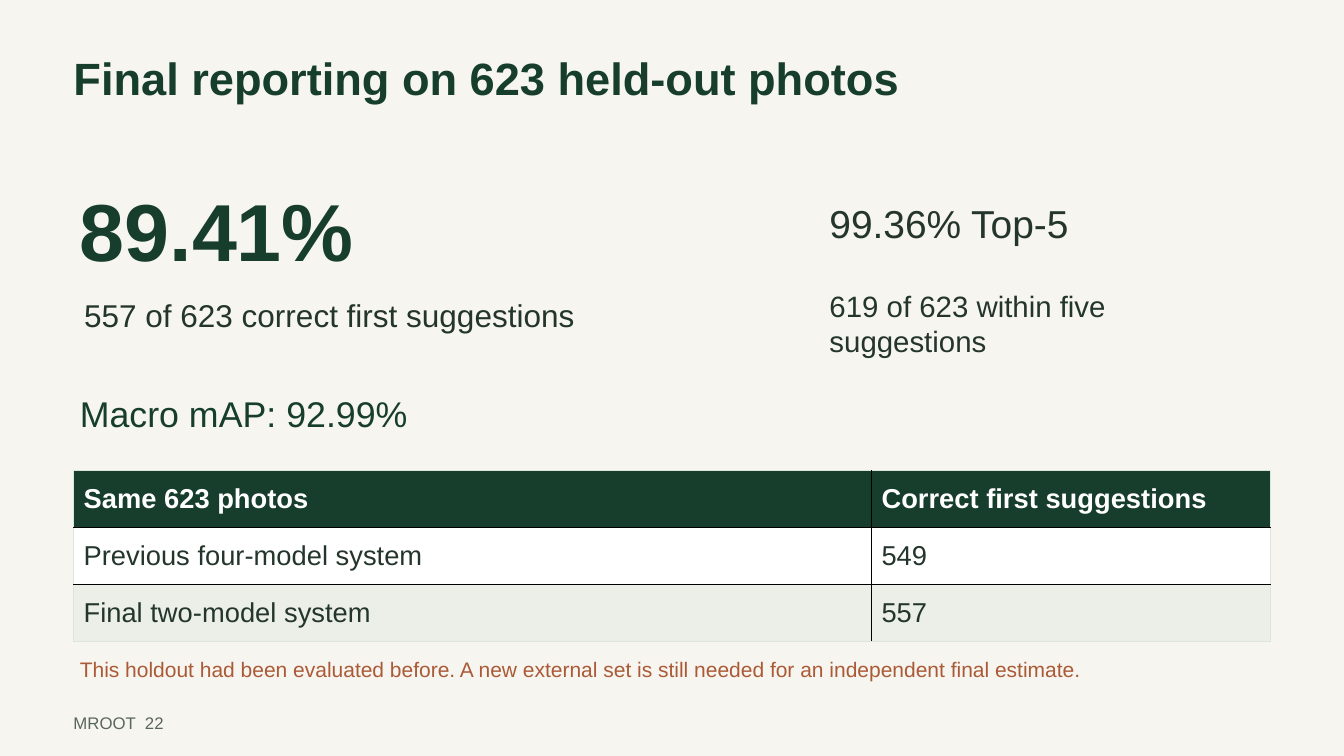
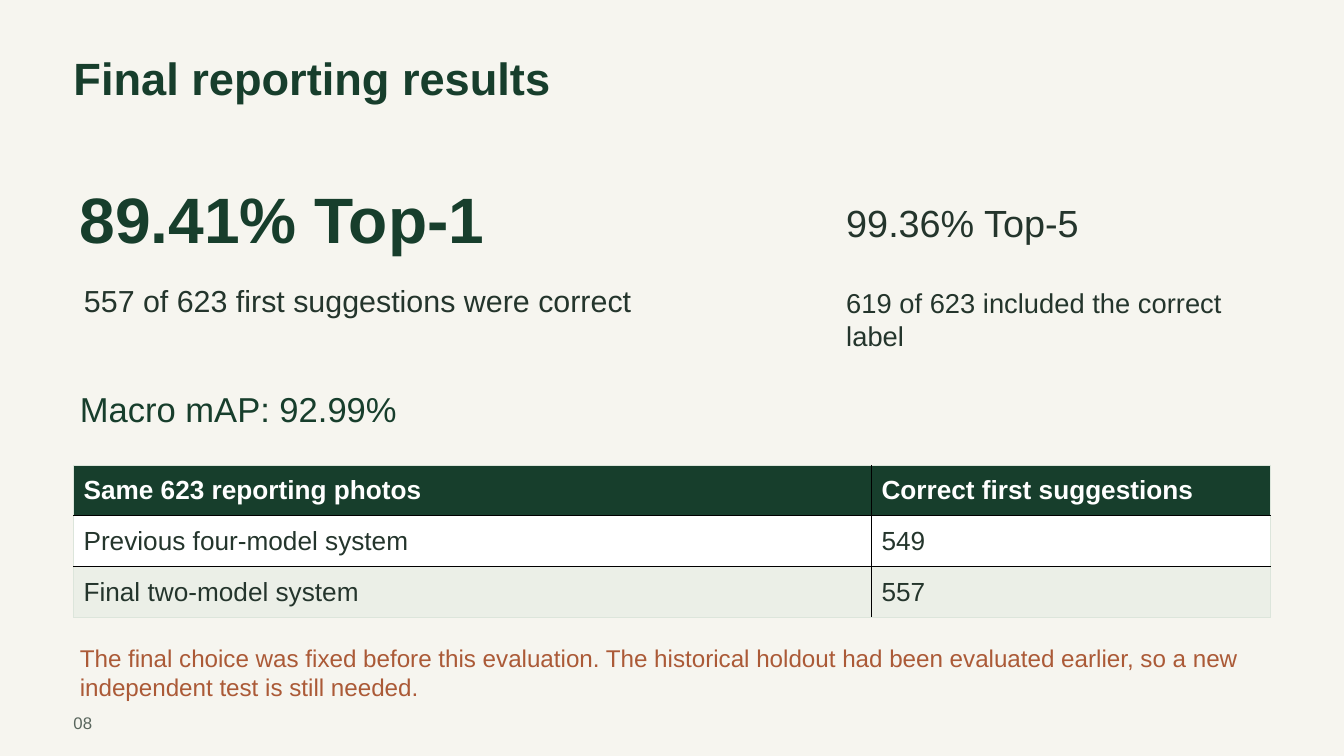
Before and after one commit to abarseghian2005-collab/mroot-plant-disease-classifier, a slide deck: slide 8 of MROOT_ACA_Presentation.pptx (slide 22 before the commit). Drawn at 1344x756 pixels with LibreOffice and Linux fonts; fonts in the diff are those of the drawing. Boxes give left, top, right and bottom in pixels: in the first picture for what was removed or moved away, otherwise in the second. Text is boxed around its words. In the diff, an @@ line names an element or a change of style, - is before the commit and + after.

Commit message:
Clarify ten-slide presentation and replace presenter guide with result figures

```diff
--- a/MROOT_ACA_Presentation.pptx
+++ b/MROOT_ACA_Presentation.pptx
@@ text at (73, 62, 550, 104): text changed @@
-Final reporting on 623 held-out photos
+Final reporting results
@@ text at (80, 198, 484, 256): text changed; size 57.8 to 45.8 pt @@
-89.41%
+89.41% Top-1
@@ text "99.36% Top-5": place and size @@
-text "99.36% Top-5" at (829, 211, 1068, 245)
+text "99.36% Top-5" at (846, 210, 1079, 244)
@@ text "99.36% Top-5" at (846, 210, 1079, 244): size 27.8 to 27 pt @@
@@ text at (84, 290, 631, 318): text changed; size 22.5 to 21.8 pt @@
-557 of 623 correct first suggestions
+557 of 623 first suggestions were correct
@@ text at (846, 293, 1222, 347): text changed; size 21 to 19.5 pt @@
-619 of 623 within five suggestions
+619 of 623 included the correct label
@@ text "Macro mAP: 92.99%" at (80, 398, 396, 423): size 25.5 to 24.8 pt @@
@@ table at (74, 465, 1271, 617) @@
-row 1, column 1: Same 623 photos
+row 1, column 1: Same 623 reporting photos
@@ size 19.5 to 18.8 pt in "Correct first suggestions", "Previous four-model system", "549", "Final two-model system" and 1 more places @@
@@ table: place and size @@
-table at (74, 471, 1271, 642)
+table at (74, 465, 1271, 617)
@@ text at (80, 649, 1237, 701): text changed; size 15 to 17.2 pt @@
-This holdout had been evaluated before. A new external set is still needed for an independent final estimate.
+The final choice was fixed before this evaluation. The historical holdout had been evaluated earlier, so a new independent test is still needed.
@@ text removed at (73, 717, 164, 729) @@
-MROOT 22
@@ text added at (73, 717, 92, 729), 12 pt, text #59665D @@
+08
```
Also in this commit, not shown: 9 slides added, 29 slides removed, 4 other files.
